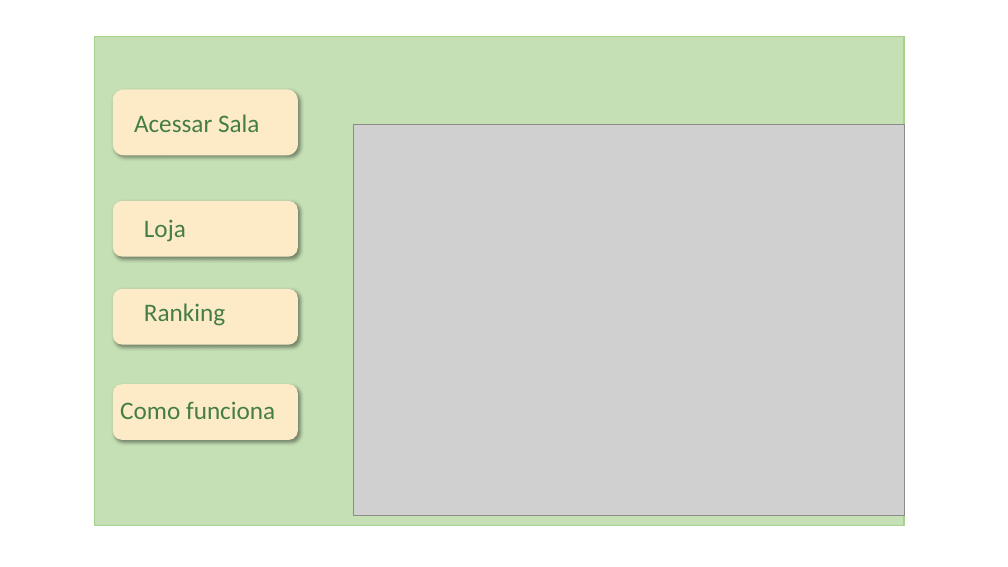
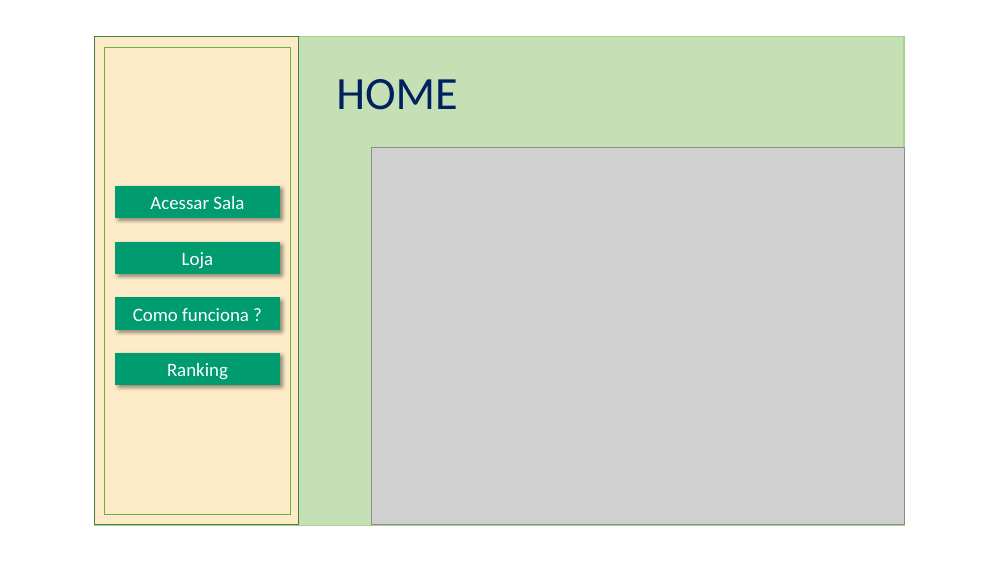
Before and after one commit to NathanReis/FTT-Recicla, a slide deck: slide 5 of Documentacao Projeto/Protótipo_Visual.pptx. Drawn at 1008x567 pixels with LibreOffice and Linux fonts; fonts in the diff are those of the drawing; grey boxes stand for pictures. Boxes give left, top, right and bottom in pixels: in the first picture for what was removed or moved away, otherwise in the second. Text is boxed around its words. In the diff, an @@ line names an element or a change of style, - is before the commit and + after.

```diff
--- a/Documentacao Projeto/Protótipo_Visual.pptx
+++ b/Documentacao Projeto/Protótipo_Visual.pptx
@@ rectangle added at (95, 36, 299, 525), fill #FDEBC7, outline #447E43 1 pt @@
@@ rounded rectangle added at (104, 48, 290, 514), outline #70AD47 1 pt @@
@@ rounded rectangle removed at (113, 89, 298, 155) @@
@@ text added at (336, 79, 457, 110), 44 pt, text #002060 @@
+HOME
@@ picture: place and size @@
-picture at (354, 125, 904, 516)
+picture at (372, 147, 904, 526)
@@ rounded rectangle removed at (113, 201, 298, 257) @@
@@ size 24 to 18 pt, text colour #447E43 to #FFFFFF; alignment left to centre; vertical alignment top to middle; fill none to #009B6E; outline none to #009B6E 1 pt; shadow on in 3 elements at (116, 243, 279, 274), (116, 353, 279, 384), (116, 187, 279, 218) @@
@@ rectangle "Acessar Sala": place and size @@
-rectangle "Acessar Sala" at (134, 114, 259, 132)
+rectangle "Acessar Sala" at (116, 187, 279, 218)
@@ rectangle "Loja": place and size @@
-rectangle "Loja" at (144, 219, 186, 242)
+rectangle "Loja" at (116, 243, 279, 274)
@@ rounded rectangle removed at (113, 289, 298, 345) @@
@@ rectangle "Como funciona ?": place and size @@
-rectangle "Como funciona ?" at (120, 401, 275, 419)
+rectangle "Como funciona ?" at (116, 298, 279, 329)
@@ rectangle "Como funciona ?" at (116, 298, 279, 329): vertical alignment top to middle; fill none to #009B6E; outline none to #009B6E 1 pt; shadow on @@
@@ text in rectangle at (133, 308, 249, 321): text changed; size 24 to 18 pt; text colour #447E43 to #FFFFFF @@
-Como funciona
+Como funciona ?
@@ rectangle "Ranking": place and size @@
-rectangle "Ranking" at (144, 303, 225, 326)
+rectangle "Ranking" at (116, 353, 279, 384)
@@ rounded rectangle removed at (113, 384, 298, 440) @@
```
Also in this commit, not shown: 1 slide added.
